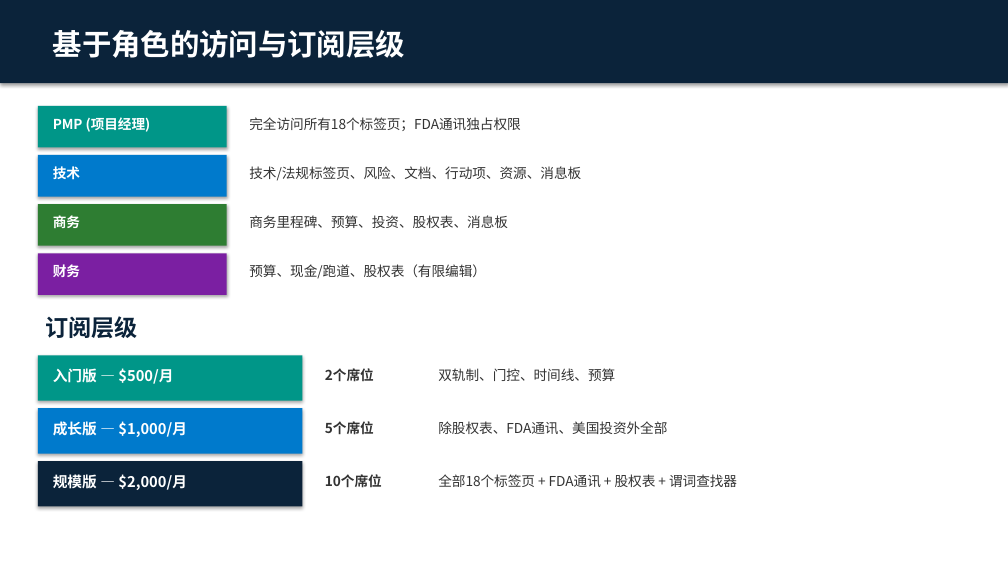
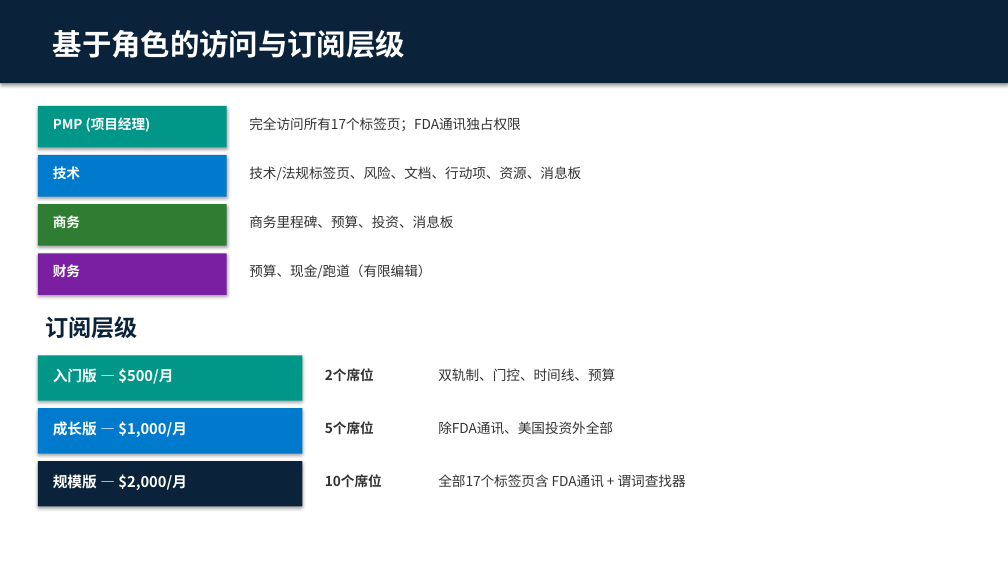
Before and after one commit to londailey6937/arch-medical, a slide deck: slide 25 of Control_Tower_Sales_Deck_CN.pptx (slide 26 before the commit). Drawn at 1008x567 pixels with LibreOffice and Linux fonts; fonts in the diff are those of the drawing. Boxes give left, top, right and bottom in pixels: in the first picture for what was removed or moved away, otherwise in the second. Text is boxed around its words. In the diff, an @@ line names an element or a change of style, - is before the commit and + after.

```diff
--- a/Control_Tower_Sales_Deck_CN.pptx
+++ b/Control_Tower_Sales_Deck_CN.pptx
@@ text at [249, 117, 521, 131]: text changed @@
-完全访问所有18个标签页；FDA通讯独占权限
+完全访问所有17个标签页；FDA通讯独占权限
@@ text at [249, 215, 453, 228]: text changed @@
-商务里程碑、预算、投资、股权表、消息板
+商务里程碑、预算、投资、消息板
@@ text at [249, 264, 431, 279]: text changed @@
-预算、现金/跑道、股权表（有限编辑）
+预算、现金/跑道（有限编辑）
@@ text at [438, 421, 613, 434]: text changed @@
-除股权表、FDA通讯、美国投资外全部
+除FDA通讯、美国投资外全部
@@ text at [438, 474, 686, 487]: text changed @@
-全部18个标签页 + FDA通讯 + 股权表 + 谓词查找器
+全部17个标签页含 FDA通讯 + 谓词查找器
```
Also in this commit, not shown: 8 other slides changed, 1 slide removed, 4 other files.
